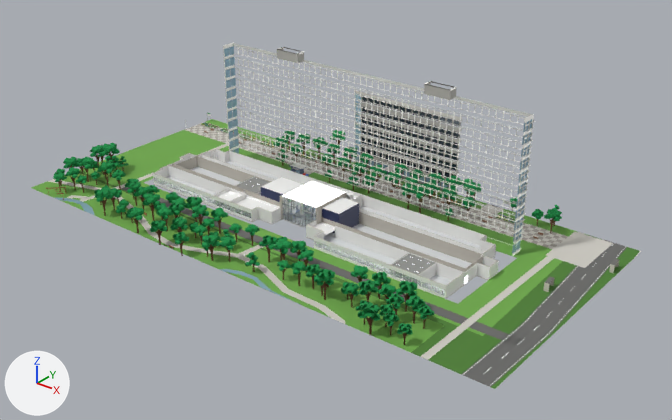
One commit to the FBX model unity/KatsushikaCampusDays/Assets/Models/Interiors/research1.fbx: the scene before it, then after it.
Camera for both pictures: a 50 mm lens placed at (193.0, -204.0, 148.0), pointed at (11.0, 24.0, 6.0). Every picture has the same lights, and +X, +Y and +Z are marked at lower left. The first picture is the older version. Where no turn or scale is listed for an object, it has been applied to the vertices.

Before the edit, the objects in view are built like this:
```python
ob_ext_research1 = bpy.data.objects.new('ext_research1', me_ext_research1)
ob_ext_research1.location = (0.0, 0.0, 0.0)
ob_ext_research1_trees = bpy.data.objects.new('ext_research1_trees', me_ext_research1_trees)
ob_ext_research1_trees.location = (0.0, 0.0, 0.0)
ob_floor_research1 = bpy.data.objects.new('floor_research1', me_floor_research1)
ob_floor_research1.location = (0.0, 0.0, 0.0)
# also in view: 'wall_research1' at (0.0, 25.0, 5.0)
```
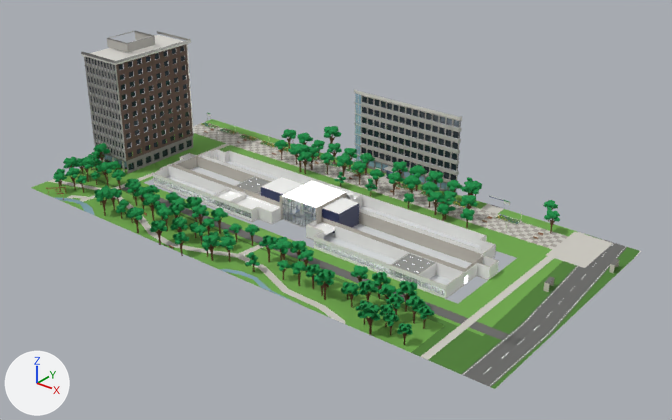
Pixel boxes [x1, y1, x2, y2] of what changed, in the pictures (672 x 420 px; the box of a moved part takes in the faces that stretch with it):
'ext_research1', reshaped
    before: [31, 43, 641, 389]
    after: [31, 31, 641, 389]
'ext_research1_trees', reshaped (8% taller)
    before: [53, 130, 562, 345]
    after: [53, 112, 560, 345]
part 1 of me_ext_research1, deleted
    before: [223, 43, 535, 256]
part 2 of me_ext_research1, built on
    before: [251, 138, 508, 223]
    after: [81, 31, 522, 223]
part 3 of me_ext_research1_trees, deleted
    before: [93, 136, 562, 226]
part 4 of me_ext_research1_trees, moved or reshaped
    before: [273, 130, 561, 225]
    after: [275, 126, 560, 233]
part 5 of me_ext_research1_trees, moved or reshaped
    both: [59, 143, 426, 338]

Edits to the bpy script that builds the scene:
```text
Add mat_brick_red:
    mat_brick_red = principled_material('brick_red')
    mat_brick_red.base_color = (0.13, 0.078, 0.058)  # brown #654f44
    mat_brick_red.roughness = 0.85
Add mat_metal_charcoal:
    mat_metal_charcoal = principled_material('metal_charcoal')
    mat_metal_charcoal.base_color = (0.042, 0.051, 0.065)  # dark grey #3a4048
    mat_metal_charcoal.metallic = 0.6
    mat_metal_charcoal.roughness = 0.4
Change me_ext_research1_trees:
    used by ob_ext_research1_trees; location = (0.0, 0.0, 0.0)
    remove me_ext_research1_trees.from_pydata(...)  # 18192 vertices, 16397 faces; spans x -101.0..75.0, y -27.0..80.0, z 0.0..12.0
    add me_ext_research1_trees.from_pydata(...)  # 18073 vertices, 16356 faces; spans x -105.0..75.0, y -27.0..79.0, z 0.0..12.0
    me_ext_research1_trees part 3: 176 loose pieces with 1940 vertices, spanning x -96.0..72.0, y -1.0..79.0, z 0.0..11.0, are deleted
    me_ext_research1_trees part 4: 625 vertices moved within x -50.0..74.0, y 51.0..77.0, z 0.0..10.0; 1938 vertices removed from x -51.0..74.0, y 48.0..80.0, z 0.0..11.0; 3416 vertices added at x -55.0..75.0, y 49.0..79.0, z 0.0..12.0
    me_ext_research1_trees part 5: 463 vertices moved within x -99.0..74.0, y -24.0..8.0, z 0.0..10.0; 367 vertices removed from x -98.0..-82.0, y -2.0..10.0, z 0.0..12.0; 424 vertices added at x -99.0..-83.0, y -2.0..9.0, z 0.0..11.0
    other edits to the shape of me_ext_research1_trees do not show in these pictures
Change me_ext_research1:
    used by ob_ext_research1; location = (0.0, 0.0, 0.0)
    remove me_ext_research1.from_pydata(...)  # 14611 vertices, 7430 faces; spans x -101.0..102.0, y -24.0..73.0, z 0.0..52.0
    add me_ext_research1.from_pydata(...)  # 10545 vertices, 5834 faces; spans x -101.0..102.0, y -24.0..73.0, z 0.0..49.0
    me_ext_research1 part 1: 618 loose pieces with 5434 vertices, spanning x -61.0..71.0, y 43.0..53.0, z 0.0..52.0, are deleted
    me_ext_research1 part 2: 54 vertices moved within x -100.0..60.0, y 56.0..71.0, z 0.0..4.0; 8 vertices removed from x -33.0..-26.0, y 48.0..56.0, z 0.0; 1376 vertices added at x -101.0..-29.0, y 7.0..59.0, z 0.0..49.0
    other edits to the shape of me_ext_research1 do not show in these pictures
    remove me_ext_research1.materials.append(mat_louver_white)  # white #edede8
    remove me_ext_research1.materials.append(mat_bin_green)  # dark green #296638
    remove me_ext_research1.materials.append(mat_vending_red)  # red #c21918
    remove me_ext_research1.materials.append(mat_vending_blue)  # blue #1054b8
    add me_ext_research1.materials.append(mat_brick_red)  # brown #654f44
    add me_ext_research1.materials.append(mat_metal_charcoal)  # dark grey #3a4048
```
